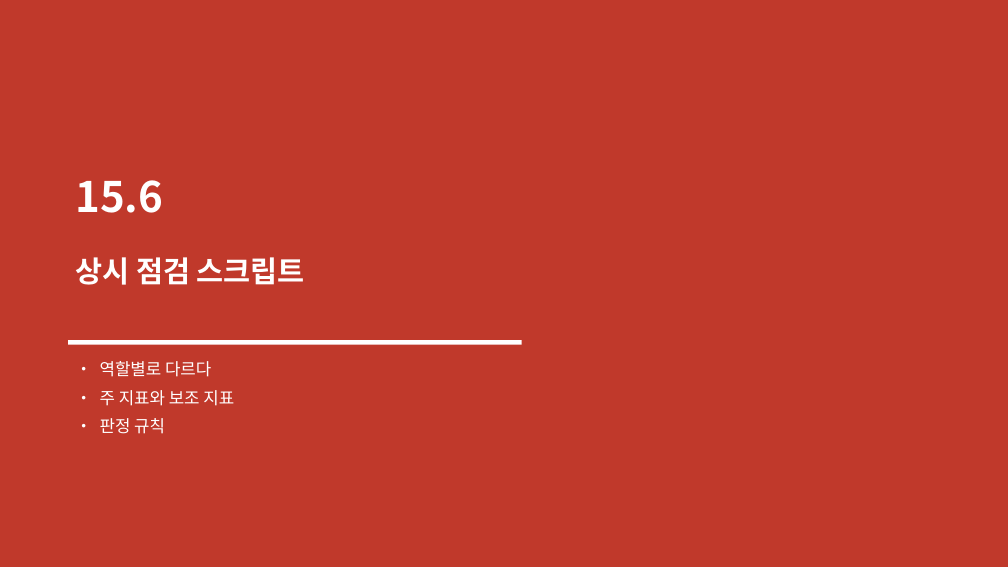
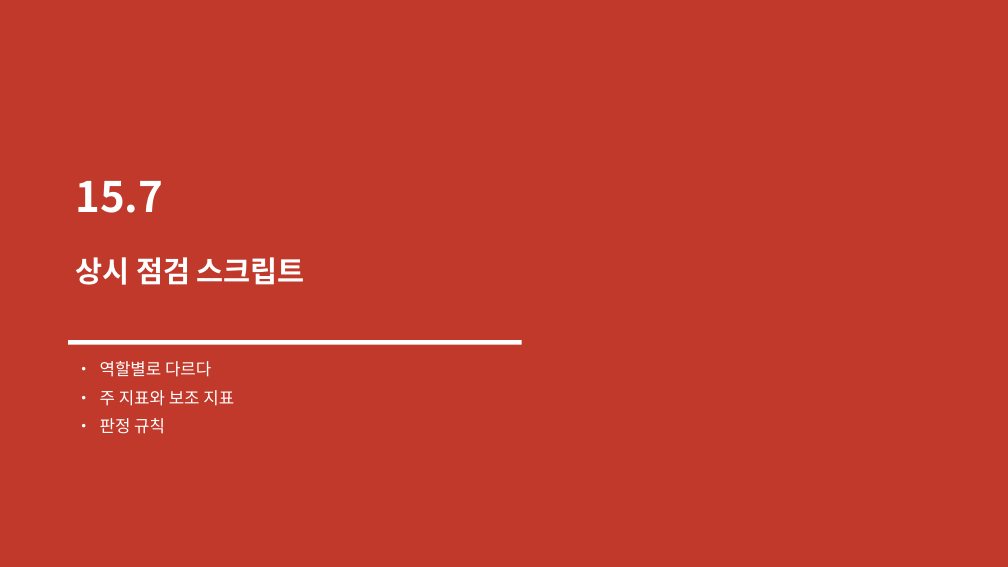
Before and after one commit to elpisk/OracleManual, a slide deck: slide 38 of ADG/15장/15장_V뷰기반모니터링과문제해결.pptx (slide 34 before the commit). Drawn at 1008x567 pixels with LibreOffice and Linux fonts; fonts in the diff are those of the drawing. Boxes give left, top, right and bottom in pixels: in the first picture for what was removed or moved away, otherwise in the second. Text is boxed around its words. In the diff, an @@ line names an element or a change of style, - is before the commit and + after.

```diff
--- a/ADG/15장/15장_V뷰기반모니터링과문제해결.pptx
+++ b/ADG/15장/15장_V뷰기반모니터링과문제해결.pptx
@@ text at [75,181,163,213]: text changed @@
-15.6
+15.7
```
Also in this commit, not shown: 3 other slides changed, 4 slides added, 7 other files.
